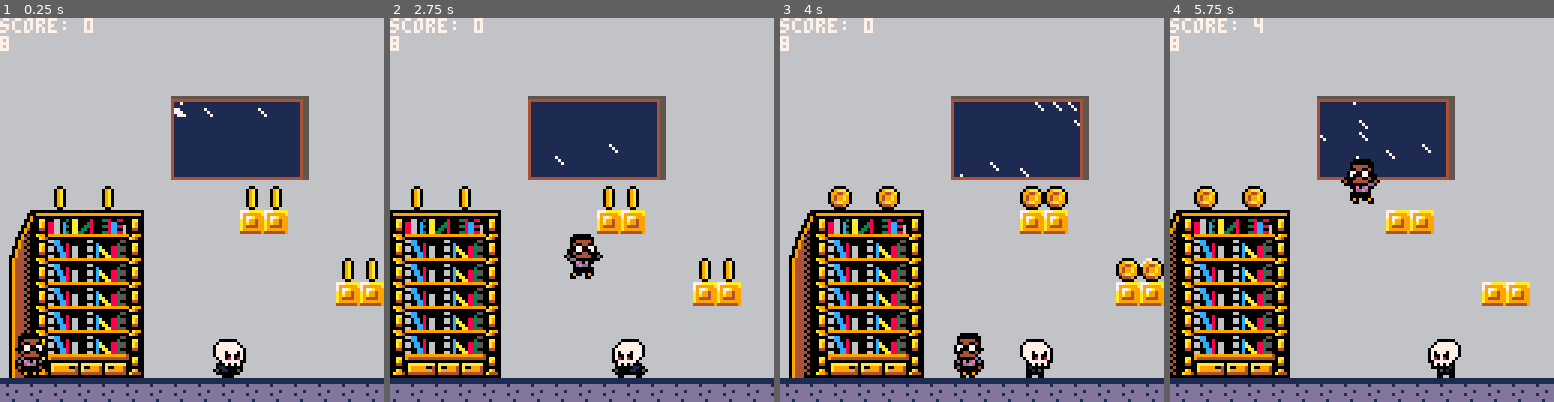
Above: before the commit, frames 1-4 (left to right).
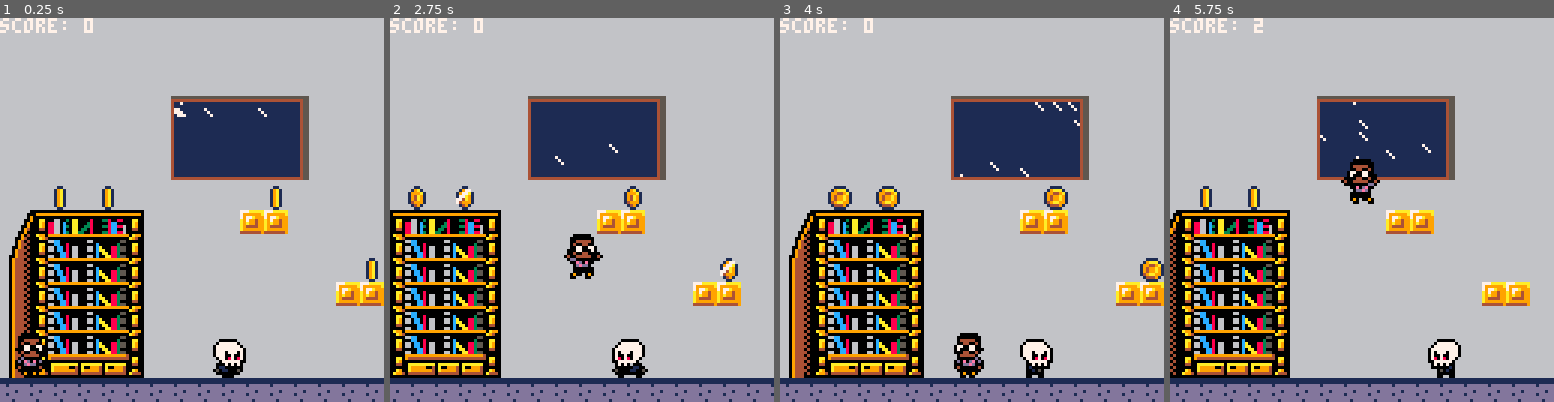
Above: after the commit, the same moments.

Repository: cwrightlibrary/pico-8
Game: PICO-8 cartridge library_game/carts/library-game.p8
Same seed, same stepped clock (60 frames per second), same inputs: the game is played once before the commit and once after it.
Inputs:
- Up to frame 1 (0.25 s): no input
- Up to frame 2 (2.75 s): tap X (X key) at 0.33, 1.07, 1.85 s; tap O (Z key) at 0.7, 1.7, 2.1, 2.5 s; hold Right 1.6-2.1 s; hold Right from 2.47 s (still down)
- Up to frame 3 (4 s): tap O (Z key) at 2.9, 3.3, 3.7 s; tap X (X key) at 2.97 s; release Right at 3.03 s; hold Left 3.08-3.58 s
- Up to frame 4 (5.75 s): hold Right 4.02-4.68 s; tap X (X key) at 4.08, 5.2 s; tap O (Z key) every 0.4 s from 4.1 to 5.7 s; hold Left 5.08-5.68 s

The runs differ from the first frame. In frame 1, 0.8% of the frame differs, in the area x 0-99%, y 4-69%; in frame 2, 1.2%; in frame 3, 1.2%, in the area x 0-100%, y 4-69%; in frame 4, 0.7%.

Commit message:
Add files via upload

Diff:
--- a/library_game/carts/library-game.p8
+++ b/library_game/carts/library-game.p8
@@ -6,19 +6,7 @@
  rain_init()
  p_init()
  sk_init()
- --coins
- coin1={}
- add_coin(coin1,2*8,7*8)
- coin2={}
- add_coin(coin2,4*8,7*8)
- coin3={}
- add_coin(coin3,10*8,7*8)
- coin4={}
- add_coin(coin4,11*8,7*8)
- coin5={}
- add_coin(coin5,14*8,10*8)
- coin6={}
- add_coin(coin6,15*8,10*8)
+ coin_index={}
 
  gravity=.2
  friction=.85
@@ -41,31 +29,18 @@
  sk_update()
  sk_animate()
  cam_update()
- coin_animate(coin1)
- coin_animate(coin2)
- coin_animate(coin3)
- coin_animate(coin4)
- coin_animate(coin5)
- coin_animate(coin6)
+ coin_update()
 end
 
 function _draw()
  cls(1)
  rain_draw()
  map(0,0)
- map_add_coin()
- coin_draw(coin1)
- coin_draw(coin2)
- coin_draw(coin3)
- coin_draw(coin4)
- coin_draw(coin5)
- coin_draw(coin6)
+ obj_search('coin',128)
+ add_coin()
  p_draw()
  sk_draw()
  print('score: '..p.score,cam_x,0)
- if #add_coin_tile>1 then
-  print(#add_coin_tile+1)
- end
 end
 -->8
 --player
@@ -324,58 +299,36 @@
 end
 -->8
 --coin
-success=false
-add_coin_tile={}
-function map_add_coin()
- local coin_searched=false
- if not coin_searched then
-  for x=0,127 do
-   for y=0,15 do
-    if mget(x,y)==189 then
-     success=true
-     mset(x,y,128)
-     a={}
-     a.x=x
-     a.y=y
-     add(add_coin_tile,a)
-    end
-   end
-  end
-  coin_searched=true
- end
-end
-function add_coin(coin_num,coin_x,coin_y)
- coin_num.sp=181
- coin_num.x=coin_x
- coin_num.y=coin_y
- coin_num.w=8
- coin_num.h=8
- coin_num.shimmer=0
- coin_num.no_shimmer_length=flr(rnd(8))+3
- coin_num.anim=0
-end
-function coin_animate(coin_num)
- coin_num.sp+=.15
- if coin_num.sp>=184
- and coin_num.shimmer<coin_num.no_shimmer_length then
-  coin_num.shimmer+=1
-  coin_num.sp=181
- end
- if coin_num.sp>188
- and coin_num.shimmer==coin_num.no_shimmer_length then
-  coin_num.sp=181
-  coin_num.shimmer=0
-  coin_num.no_shimmer_length=flr(rnd(8))+3
- end
- if object_collide(p.x+3,p.y+1,p.x+3+p.w-6,p.y+1+p.h,coin_num.x,coin_num.y,coin_num.x+coin_num.w,coin_num.y+coin_num.h) then
-  coin_num.y=-10
-  sfx(1)
-  p.score+=1
- end
-end
-
-function coin_draw(coin_num)
- spr(coin_num.sp,coin_num.x,coin_num.y,coin_num.w/8,coin_num.h/8)
+function add_coin()
+ obj_search('coin',128)
+ for coin in all(coin_index) do
+  spr(coin.sp,coin.x*8,coin.y*8,coin.w/8,coin.h/8)
+ end
+end
+
+function coin_update()
+ if #coin_index!=0 then
+  for coin in all(coin_index) do
+   coin.sp+=.15
+   if coin.sp>=184
+   and coin.shimmer<coin.no_shimmer_length then
+    coin.shimmer+=1
+    coin.sp=181
+   end
+   if coin.sp>188
+   and coin.shimmer==coin.no_shimmer_length then
+    coin.sp=181
+    coin.shimmer=0
+    coin.no_shimmer_length=flr(rnd(8))+3
+   end
+   if object_collide(p.x+3,p.y+1,p.x+3+p.w-6,p.y+1+p.h-1,coin.x*8,coin.y*8,coin.x*8+coin.w,coin.y*8+coin.h) then
+    coin.y=-10
+    sfx(1)
+    p.score+=1
+    del(coin_index,coin)
+   end
+  end
+ end
 end
 -->8
 --rain
@@ -413,6 +366,39 @@
 end
 -->8
 --custom functions
+--object searching by map tile
+function obj_search(obj_name,cell_replace)
+ local searched=false
+ if not searched then
+  for x=0,127 do
+   for y=0,15 do
+    if obj_name=='coin' then
+     if mget(x,y)==181 then
+      add_object('coin',x,y,8,8)
+      mset(x,y,cell_replace)
+     end
+    end
+   end
+  end
+  searched=true
+ end
+end
+--add object
+function add_object(obj_name,objx,objy,objw,objh)
+ if obj_name=='coin' then
+  local coin={
+   sp=181,
+   x=objx,
+   y=objy,
+   w=objw,
+   h=objh,
+   shimmer=0,
+   no_shimmer_length=flr(rnd(8))+3,
+   anim=0
+  }
+  add(coin_index,coin)
+ end
+end
 --speed limiter
 function limit_speed(num,maximum)
  return mid(-maximum,num,maximum)
@@ -580,17 +566,17 @@
 dd1ddddd6444444444444444444445566660944440000a900a999999940a9999940a99999400a900222222222222222222222222222222222222222222222222
 dddddddd666666666666666666666666666094440400a994044444444404444444044444440a4440222222222222222222222222222222222222222222222222
 dddd1ddd666666666666666666666666666094440000000000000000000000000000000000000000222222222222222222222222222222222222222222222222
-22222222222222222222222222222222666094442200002222200222222002222220022222770022222002222220022222200222777777772222222222222222
-2222222222222222222222222222222266609444209aaa022209a0222209a022220a9022279aaa02220977222209a022220a9022777777772222222222222222
-2222222222222222222222222222222266609444099449a020999a022209a02220a99902799449a020977a022209a02220a99902777777772222222222222222
-222222222222222222222222222222226660944409499a902094a9022209a022209a490209499a902077a9022209a722209a4902777777772222222222222222
-222222222222222222222222222222226660944409499a902094a9022209a022209a490209499a902774a90222097722209a4972777777772222222222222222
-2222222222222222222222222222222266609444049aa990204999022209a02220999402049aa990274999022207702220999472777777772222222222222222
-222222222222222222222222222222226660944420444902220490222209a0222209402220444902220490222277a02222094722777777772222222222222222
-22222222222222222222222222222222666000002200002222200222222002222220022222000022222002222220022222277222777777772222222222222222
+22222222222222222222222222222222666094442211112222211222222112222221122222771122222112222221122222211222222222222222222222222222
+2222222222222222222222222222222266609444219aaa122219a1222219a122221a9122279aaa12221977222219a122221a9122222222222222222222222222
+2222222222222222222222222222222266609444199449a121999a122219a12221a99912799449a121977a122219a12221a99912222222222222222222222222
+222222222222222222222222222222226660944419499a912194a9122219a122219a491219499a912177a9122219a722219a4912222222222222222222222222
+222222222222222222222222222222226660944419499a912194a9122219a122219a491219499a912774a91222197722219a4972222222222222222222222222
+2222222222222222222222222222222266609444149aa991214999122219a12221999412149aa991274999122217712221999472222222222222222222222222
+222222222222222222222222222222226660944421444912221491222219a1222219412221444912221491222277a12222194722222222222222222222222222
+22222222222222222222222222222222666000002211112222211222222112222221122222111122222112222221122222277222222222222222222222222222
 __gff__
 0000000000000000000000000000000000000000000000000000000000000000000000000000000000000000000000000000000000000000000000000000000004040404040404040404000000000000000000000000000000000000000000000000000000000000000000000000000000000000000000000000000000000000
-0000000000020202020202000000000002000000000000000000000000000000030000000000000000000000000000000000000000040404040404040480000000000000000000000000000000000000000000000000000000000000000000000000000000000000000000000000000000000000000000000000000000000000
+0000000000020202020202000000000002000000000000000000000000000000030000000000000000000000000000000000000000040404040404040400000000000000000000000000000000000000000000000000000000000000000000000000000000000000000000000000000000000000000000000000000000000000
 __map__
 8080808080808080808080808080808080808080808080808080808080808080808080808080808080808080808080808080808080808080808080808080808080808080808080808080808080808080808080808080808080808080808080808080808080808080808080808080808080808080808080808080808080808080
 8080808080808080808080808080808080808080808080808080808080808080808080808080808080808080808080808080808080808080808080808080808080808080808080808080808080808080808080808080808080808080808080808080808080808080808080808080808080808080808080808080808080808080
@@ -599,14 +585,14 @@
 8080808080808091929292929380808080808080808080808080808080808080808080808080808080808080808080808080808080808080808080808080808080808080808080808080808080808080808080808080808080808080808080808080808080808080808080808080808080808080808080808080808080808080
 8080808080808091929292929380808080808080808080808080808080808080808080808080808080808080808080808080808080808080808080808080808080808080808080808080808080808080808080808080808080808080808080808080808080808080808080808080808080808080808080808080808080808080
 80808080808080a1a2a2a2a2a380808080808080808080808080808080808080808080808080808080808080808080808080808080808080808080808080808080808080808080808080808080808080808080808080808080808080808080808080808080808080808080808080808080808080808080808080808080808080
-8080808080808080808080808080808080808080808080808080808080808080808080808080808080808080808080808080808080808080808080808080808080808080808080808080808080808080808080808080808080808080808080808080808080808080808080808080808080808080808080808080808080808080
-848586878889bd80808090908080bd8080808080808080808080808080808080808080808080808080808080808080808080808080808080808080808080808080808080808080808080808080808080808080808080808080808080808080808080808080808080808080808080808080808080808080808080808080808080
+8080b580b5808080808080b58080808080808080808080808080808080808080808080808080808080808080808080808080808080808080808080808080808080808080808080808080808080808080808080808080808080808080808080808080808080808080808080808080808080808080808080808080808080808080
+8485868788898080808090908080808080808080808080808080808080808080808080808080808080808080808080808080808080808080808080808080808080808080808080808080808080808080808080808080808080808080808080808080808080808080808080808080808080808080808080808080808080808080
 9495969798998080808080808080808080808080808080808080808080808080808080808080808080808080808080808080808080808080808080808080808080808080808080808080808080808080808080808080808080808080808080808080808080808080808080808080808080808080808080808080808080808080
-a495969798998080808080808080808080bd8080808080808080808080808080808080808080808080808080808080808080808080808080808080808080808080808080808080808080808080808080808080808080808080808080808080808080808080808080808080808080808080808080808080808080808080808080
-a4959697989980808080bd808080909080808080808080808080808080808080808080808080808080808080808080808080808080808080808080808080808080808080808080808080808080808080808080808080808080808080808080808080808080808080808080808080808080808080808080808080808080808080
+a49596979899808080808080808080b580808080808080808080808080808080808080808080808080808080808080808080808080808080808080808080808080808080808080808080808080808080808080808080808080808080808080808080808080808080808080808080808080808080808080808080808080808080
+a495969798998080808080808080909080808080808080808080808080808080808080808080808080808080808080808080808080808080808080808080808080808080808080808080808080808080808080808080808080808080808080808080808080808080808080808080808080808080808080808080808080808080
 a495969798998080808080808080808080808080808080808080808080808080808080808080808080808080808080808080808080808080808080808080808080808080808080808080808080808080808080808080808080808080808080808080808080808080808080808080808080808080808080808080808080808080
-a495969798998080bd808080bd80808080808080808080808080808080808080808080808080808080808080808080808080808080808080808080808080808080808080808080808080808080808080808080808080808080808080808080808080808080808080808080808080808080808080808080808080808080808080
-a4a5a6a7a8a9808080808080808080bd80808080808080808080808080808080808080808080808080808080808080808080808080808080808080808080808080808080808080808080808080808080808080808080808080808080808080808080808080808080808080808080808080808080808080808080808080808080
+a495969798998080808080808080808080808080808080808080808080808080808080808080808080808080808080808080808080808080808080808080808080808080808080808080808080808080808080808080808080808080808080808080808080808080808080808080808080808080808080808080808080808080
+a4a5a6a7a8a98080808080808080808080808080808080808080808080808080808080808080808080808080808080808080808080808080808080808080808080808080808080808080808080808080808080808080808080808080808080808080808080808080808080808080808080808080808080808080808080808080
 a0a0a0a0a0a0a0a0a0a0a0a0a0a0a0a0a0a0a0a0a0a0a0a0a0a0a0a0a0a0a0a0a0a0a0a0a0a0a0a0a0a0a0a0a0a0a0a0a0a0a0a0a0a0a0a0a0a0a0a0a0a0a0a0a0a0a0a0a0a0a0a0a0a0a0a0a0a0a0a0a0a0a0a0a0a0a0a0a0a0a0a0a0a0a0a0a0a0a0a0a0a0a0a0a0a0a0a0a0a0a0a0a0a0a0a0a0a0a0a0a0a0a0a0a0a0a0a0
 
 
